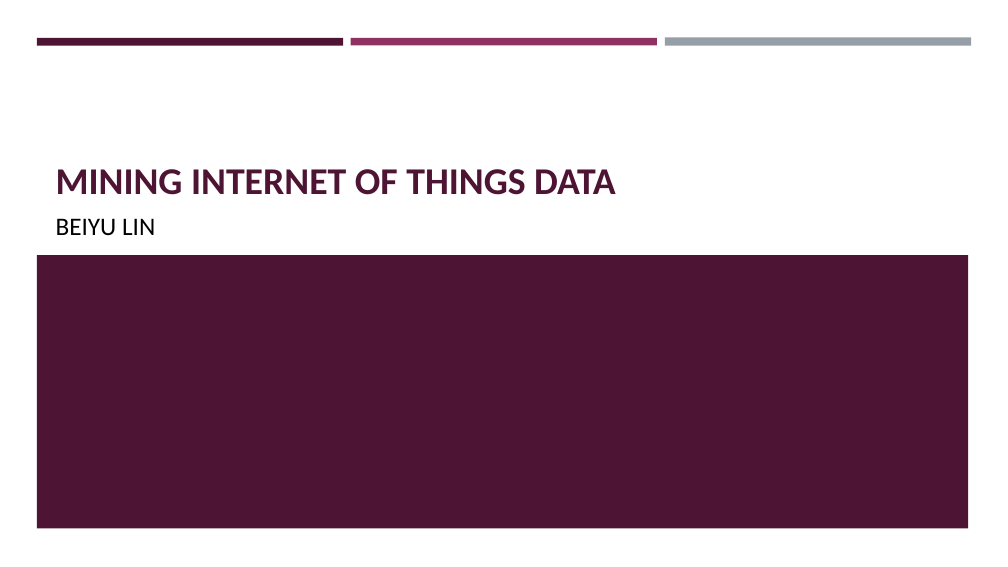
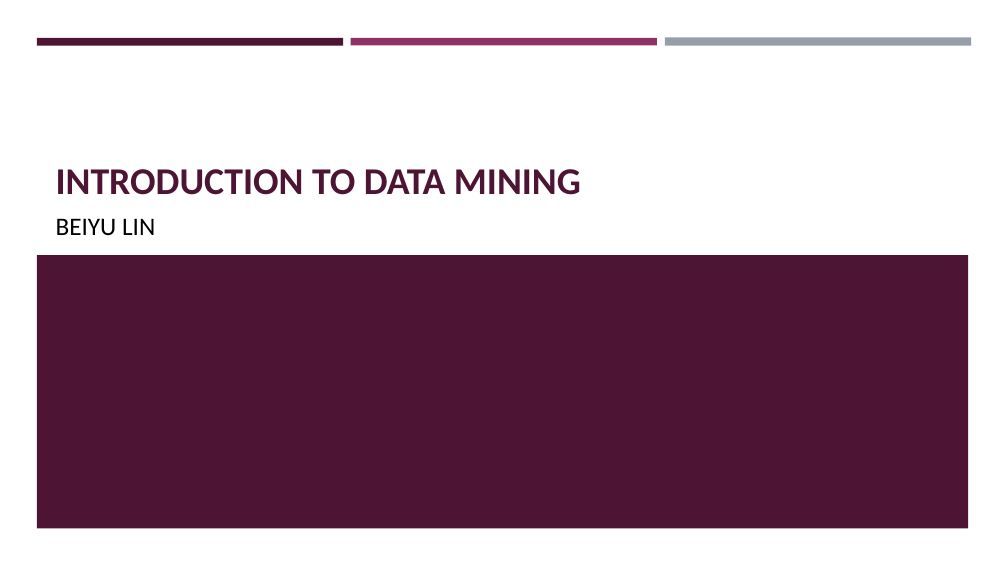
Before and after one commit to BeiyuLinCS/beiyulin.github.io, a slide deck: slide 1 of teach/fall_22/slides/ds_1.pptx. Drawn at 1008x567 pixels with LibreOffice and Linux fonts; fonts in the diff are those of the drawing. Boxes give left, top, right and bottom in pixels: in the first picture for what was removed or moved away, otherwise in the second. Text is boxed around its words. In the diff, an @@ line names an element or a change of style, - is before the commit and + after.

```diff
--- a/teach/fall_22/slides/ds_1.pptx
+++ b/teach/fall_22/slides/ds_1.pptx
@@ title at bbox=[56, 169, 581, 195]: text changed @@
-MINING INTERNET OF THINGS DATA
+INTRODUCTION TO DATA MINING
```
Also in this commit, not shown: 3 other slides changed, 2 other files.
